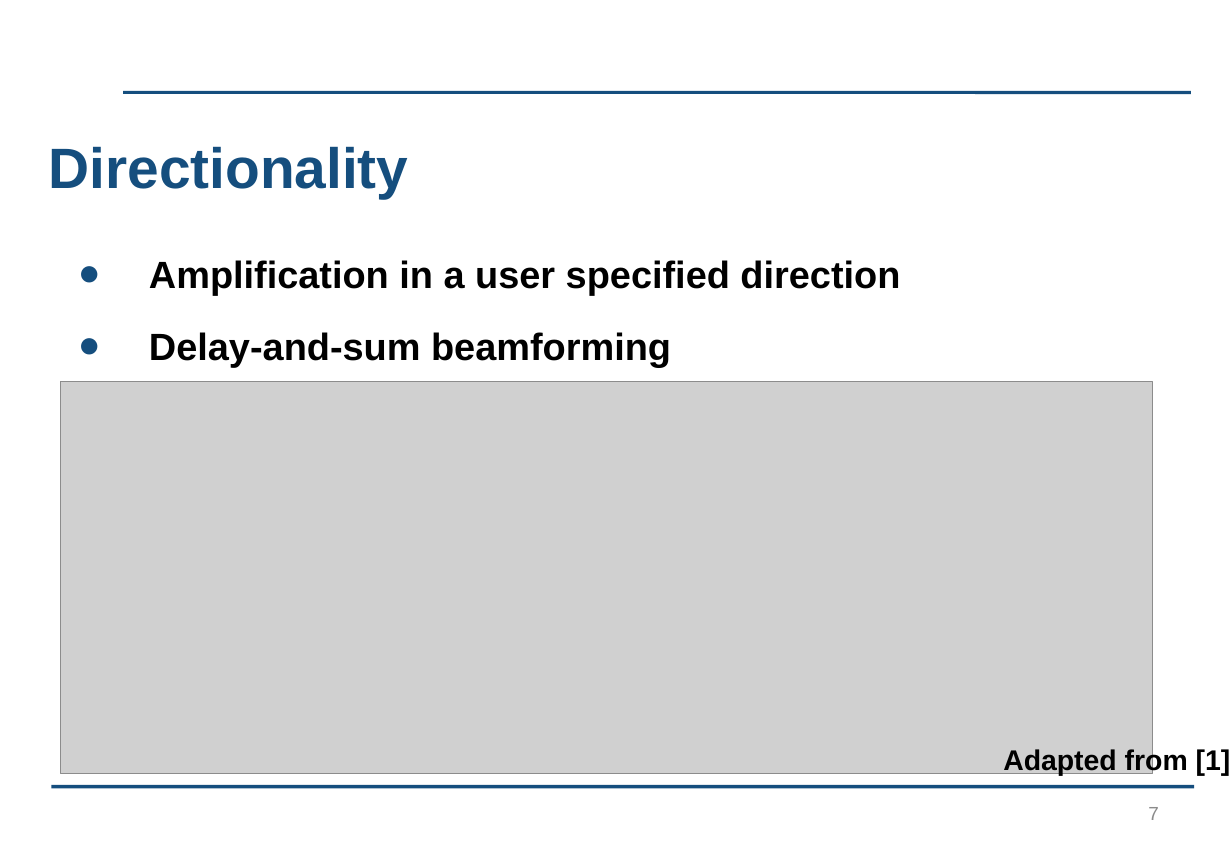
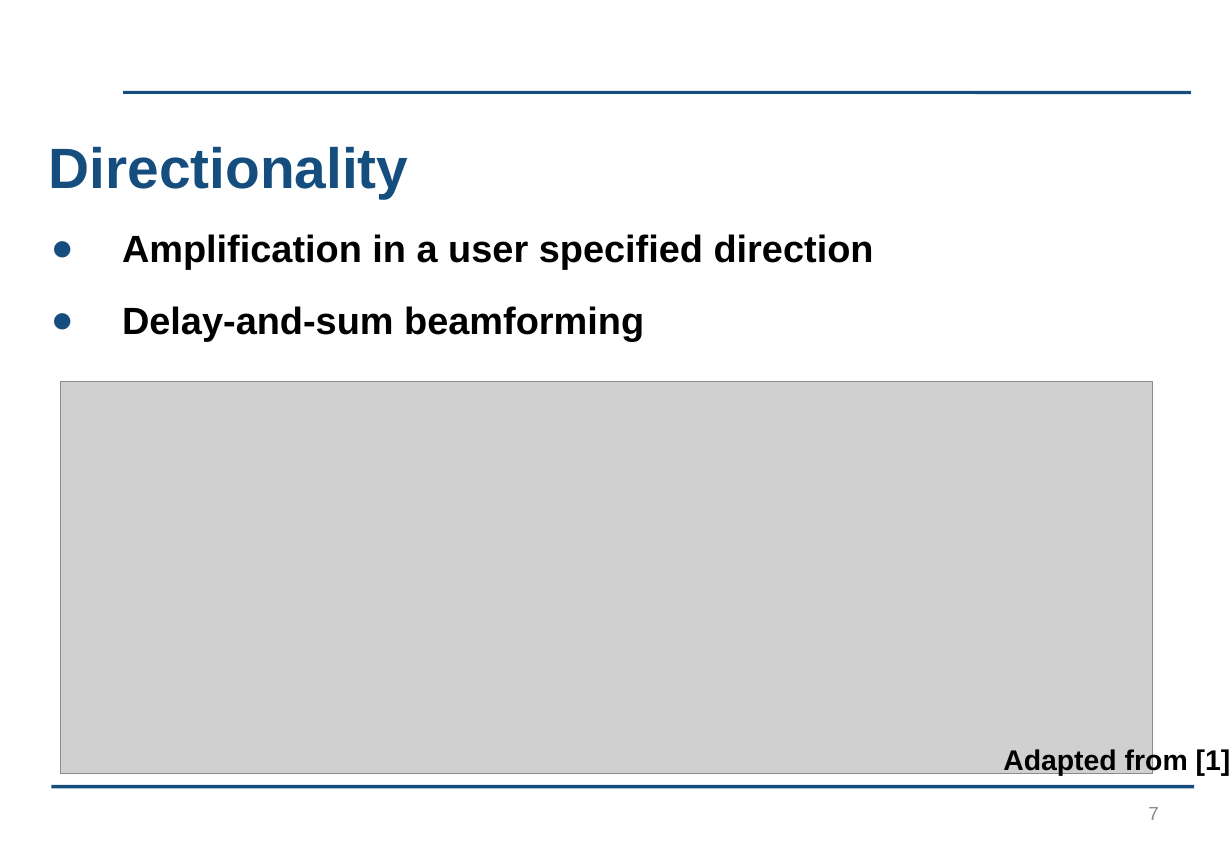
Before and after one commit to kayjayB/I_cant_hear_you, a slide deck: slide 7 of Presentation/Lab Project Presentation.pptx. Drawn at 1232x853 pixels with LibreOffice and Linux fonts; fonts in the diff are those of the drawing; grey boxes stand for pictures; background and template pictures are left out. Boxes give left, top, right and bottom in pixels: in the first picture for what was removed or moved away, otherwise in the second. Text is boxed around its words. In the diff, an @@ line names an element or a change of style, - is before the commit and + after.

```diff
--- a/Presentation/Lab Project Presentation.pptx
+++ b/Presentation/Lab Project Presentation.pptx
@@ text "Amplification in a user specified ...": place and size @@
-text "Amplification in a user specified ..." at (149,260,900,367)
+text "Amplification in a user specified ..." at (122,234,874,341)
```
Also in this commit, not shown: 10 other slides changed, 1 slide removed, 1 other file.
